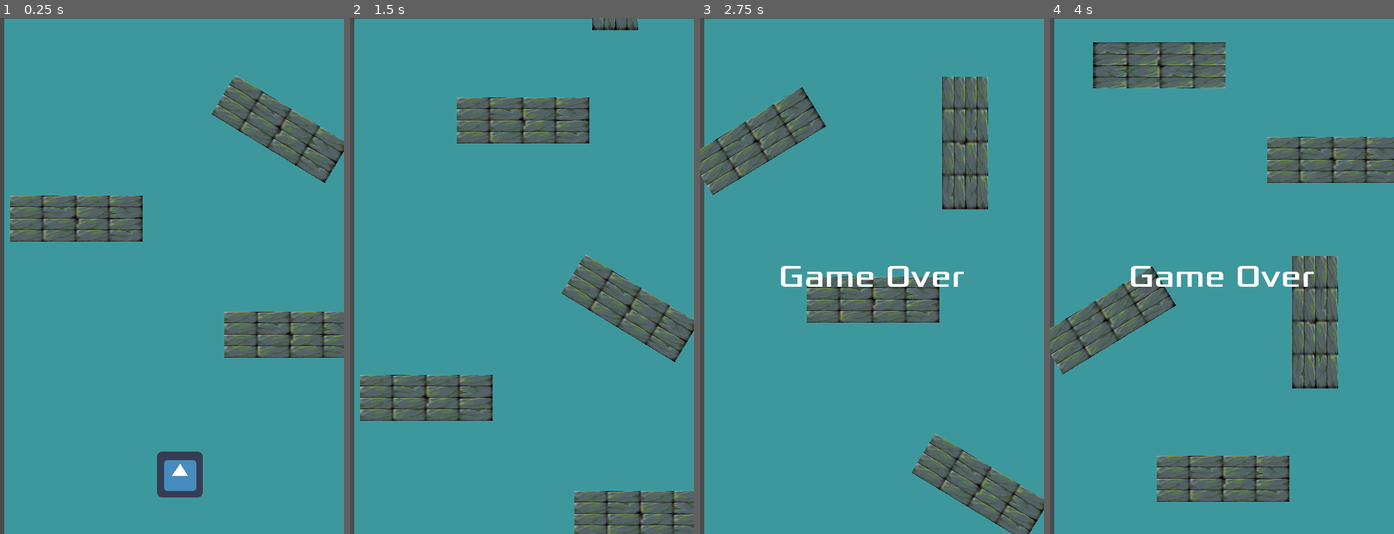
Above: before the commit, frames 1-4 (left to right).
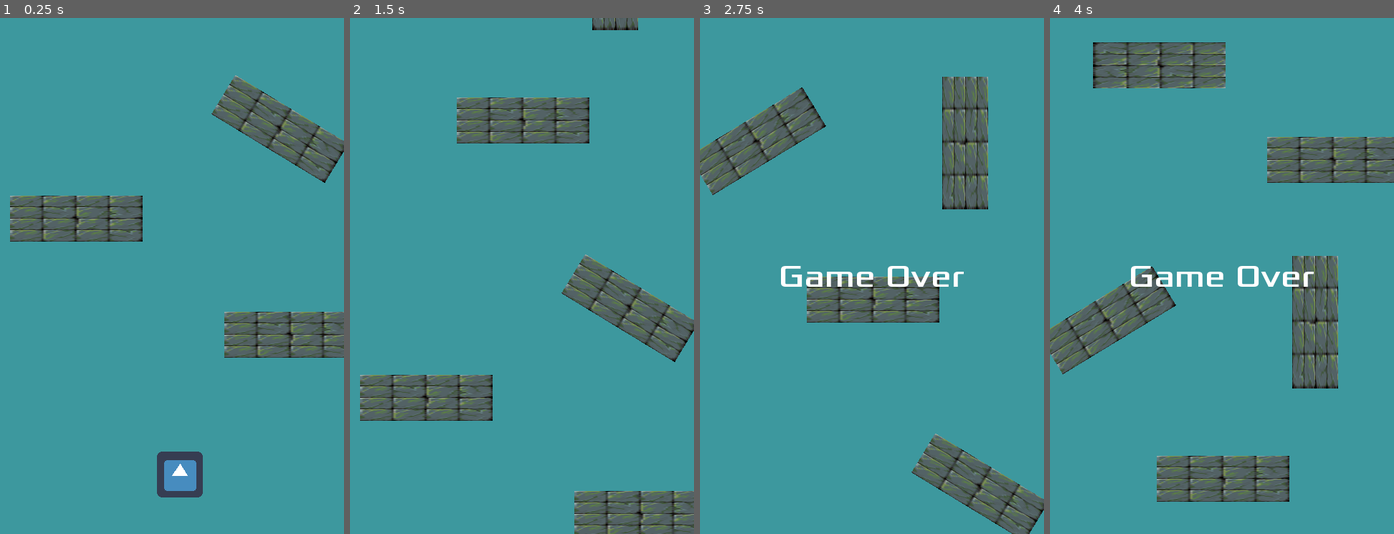
Above: after the commit, the same moments.

Repository: Harrison-Winters/Jet-Pack-Escape
Game: Godot game, scene res://Stage1.tscn
Same seed, same stepped clock (60 frames per second), same inputs: the game is played once before the commit and once after it. The engine's default icon, where the game draws it, is replaced by a stand-in: a white triangle on a blue panel in a dark square.
Inputs:
- Up to frame 1 (0.25 s): no input
- Up to frame 2 (1.5 s): hold Right (ui_right) 0.53-1.28 s; hold X (ui_parry) 0.53-1.28 s; hold Down (ui_down) from 1.28 s (still down); tap X (ui_parry) at 1.35 s
- Up to frame 3 (2.75 s): release Down (ui_down) at 2.03 s; hold Right (ui_right) from 2.03 s (still down); hold X (ui_parry) from 2.03 s (still down)
- Up to frame 4 (4 s): release Right (ui_right) at 2.78 s; release X (ui_parry) at 2.78 s; hold Up (ui_up) 2.78-3.53 s; tap X (ui_parry) at 2.85 s; hold Left (ui_left) from 3.53 s (still down); hold X (ui_parry) from 3.53 s (still down)

The runs differ from the first frame. In frame 1, 1.4% of the frame differs, in the area x 0-100%, y 0-100%; in frame 2, 1.4%; in frame 3, 1.3%; in frame 4, 1.3%.

Commit message:
Cooldown for Shield
Shield now has a cooldown for 3 sec before player can use it again

Diff:
--- a/Jetpack Escape/Player.tscn
+++ b/Jetpack Escape/Player.tscn
@@ -28,4 +28,7 @@
 scale = Vector2( 0.75, 0.75 )
 texture = ExtResource( 3 )
 
+[node name="ShieldDelayTimer" type="Timer" parent="."]
+one_shot = true
+
 [connection signal="timeout" from="InvincibilityTimer" to="." method="_on_InvincibilityTimer_timeout"]
--- a/Jetpack Escape/PlayerCollisionObject.gd
+++ b/Jetpack Escape/PlayerCollisionObject.gd
@@ -2,8 +2,10 @@
 
 onready var invincibilityTimer := $InvincibilityTimer
 onready var shieldSpirite := $Shield
+onready var shieldDelayTimer := $ShieldDelayTimer
 
 export var damageInvincibilityTimer := 2.0
+export var shieldDelay: float = 3.0
 
 func _ready():
 	screen_size = get_viewport_rect().size
@@ -34,7 +36,8 @@
 		and not Input.is_action_pressed("ui_down")):
 			move_and_collide(Vector2.ZERO)
 
-	if Input.is_action_pressed("ui_parry"):
+	if Input.is_action_pressed("ui_parry") and shieldDelayTimer.is_stopped():
+		shieldDelayTimer.start(shieldDelay)
 		invincibilityTimer.start(damageInvincibilityTimer)
 		shieldSpirite.visible = true
 #
@@ -46,9 +49,6 @@
 		return
 
 
-
-
-
 func _process(delta):
 	position.x = clamp(position.x, 0, screen_size.x)
 #	position.y = clamp(position.y, 0, screen_size.y)
--- a/Jetpack Escape/Stage1.tscn
+++ b/Jetpack Escape/Stage1.tscn
@@ -75,12 +75,8 @@
 
 [node name="Background" type="ColorRect" parent="BackgroundLayer"]
 light_mask = 0
-anchor_right = 1.0
-anchor_bottom = 1.0
-margin_left = 6.0
-margin_top = 1.0
-margin_right = 6.0
-margin_bottom = 1.0
+margin_right = 480.0
+margin_bottom = 720.0
 color = Color( 0.239216, 0.596078, 0.619608, 1 )
 
 [node name="DeathZone" parent="." instance=ExtResource( 3 )]
